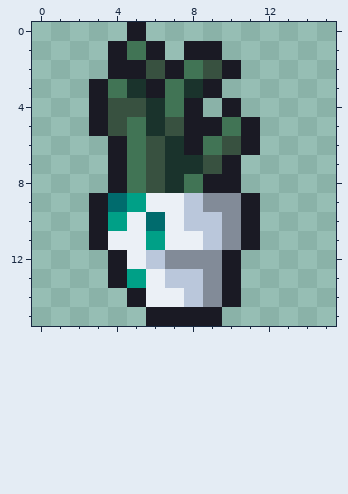
Pixel-art file: Seokbinggo_Client/Assets/Art/Buildings/onggi_pot.aseprite. That is the earlier state.
16x16 pixels, 1 frame. Colours within 5 levels of each other are drawn and written as one.
After:
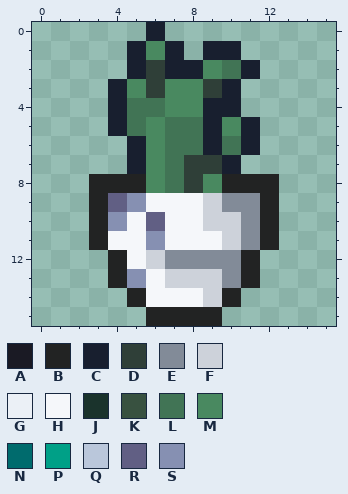
Palette (. is transparent): A #1a1a24  B #222323  C #181f2f  D #2f3f38  E #828b98  F #cdd2da  G #ebf0f6  H #f5f7fa  J #1a332c  K #385140  L #417455  M #498960  N #006b6d  P #00a087  Q #bac7db  R #615f84  S #8690b2
Edits made:
Changed rows in their new state; - is an unchanged pixel.
first column x 3:
 0 --.C------
 1 -.CMC.CC--
 2 -.CDCCMLC-
 3 .CMDMMDC--
 4 .CLLMMCC--
 5 .C-MLLCMC-
 6 -.CMLLCLC-
 7 -.CMLDDC--
 8 BBBMLDMBBB
 9 BRSHHHF-EB
10 BSHRHHFFEB
11 BHHSHHHFEB
12 -BHF---EB-
13 -BSHFFFEB-
14 --BHHHFB--
15 ---BBBB---
Where, in picture pixels (left, top, right, bottom), the same in both pictures:
changed: (89, 22, 279, 326)
